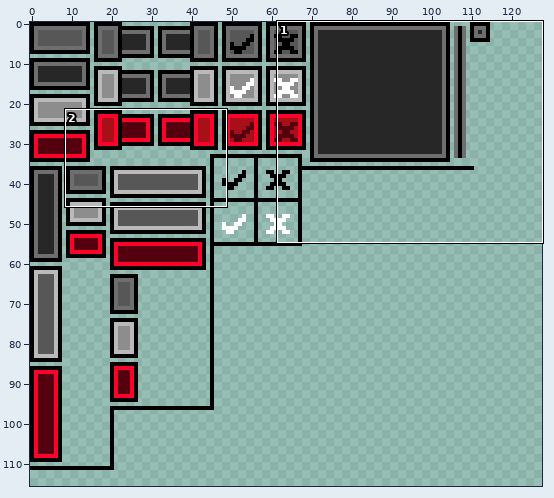
A sprite sheet gets an edit: assets/texture/gui/test/test.png. The picture above shows the old version from afar; the outline marks the close-up.
Close-up. Old version:
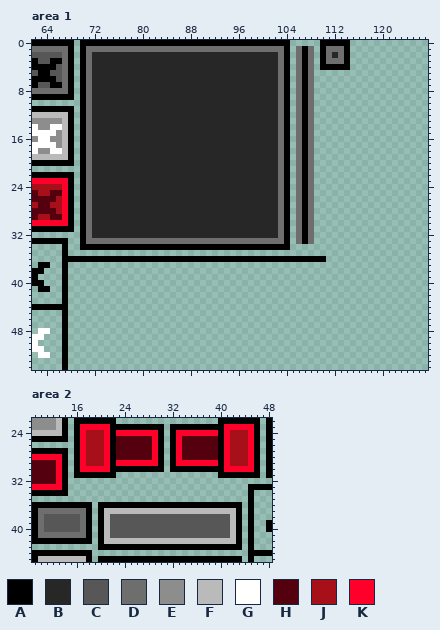
The file is 128x128 pixels. Shown: area 1: x 62..127, y 0..54; area 2: x 9..48, y 22..45. The wide view leaves out empty margins. The commit also changed other parts of the picture, which this record leaves out.
Palette (. is transparent): A #000000  B #272727  C #575757  D #6e6e6e  E #8d8d8d  F #bababa  G #ffffff  H #54000e  J #a71019  K #ff002a
Pixels before, area 1 (only the part around the change), first column x 62:
 0 AAAAAAA.AAAAAAAAAAAAAAAAAAAAAAAAAAAAAAAAAAA.....AAAAA.............
 1 DDDDDDA.ADDDDDDDDDDDDDDDDDDDDDDDDDDDDDDDDDA.DAD.ADDDA.............
 2 CCCCCDA.ADBBBBBBBBBBBBBBBBBBBBBBBBBBBBBBBDA.DAD.ADBDA.............
 3 ACCAADA.ADBBBBBBBBBBBBBBBBBBBBBBBBBBBBBBBDA.DAD.ADDDA.............
 4 AAAACDA.ADBBBBBBBBBBBBBBBBBBBBBBBBBBBBBBBDA.DAD.AAAAA.............
 5 CAACCDA.ADBBBBBBBBBBBBBBBBBBBBBBBBBBBBBBBDA.DAD...................
 6 AAAACDA.ADBBBBBBBBBBBBBBBBBBBBBBBBBBBBBBBDA.DAD...................
 7 ACCAADA.ADBBBBBBBBBBBBBBBBBBBBBBBBBBBBBBBDA.DAD...................
 8 DDDDDDA.ADBBBBBBBBBBBBBBBBBBBBBBBBBBBBBBBDA.DAD...................
 9 AAAAAAA.ADBBBBBBBBBBBBBBBBBBBBBBBBBBBBBBBDA.DAD...................
10 ........ADBBBBBBBBBBBBBBBBBBBBBBBBBBBBBBBDA.DAD...................
11 AAAAAAA.ADBBBBBBBBBBBBBBBBBBBBBBBBBBBBBBBDA.DAD...................
12 FFFFFFA.ADBBBBBBBBBBBBBBBBBBBBBBBBBBBBBBBDA.DAD...................
13 EEEEEFA.ADBBBBBBBBBBBBBBBBBBBBBBBBBBBBBBBDA.DAD...................
14 GEEGGFA.ADBBBBBBBBBBBBBBBBBBBBBBBBBBBBBBBDA.DAD...................
15 GGGGEFA.ADBBBBBBBBBBBBBBBBBBBBBBBBBBBBBBBDA.DAD...................
16 EGGEEFA.ADBBBBBBBBBBBBBBBBBBBBBBBBBBBBBBBDA.DAD...................
17 GGGGEFA.ADBBBBBBBBBBBBBBBBBBBBBBBBBBBBBBBDA.DAD...................
18 GEEGGFA.ADBBBBBBBBBBBBBBBBBBBBBBBBBBBBBBBDA.DAD...................
19 FFFFFFA.ADBBBBBBBBBBBBBBBBBBBBBBBBBBBBBBBDA.DAD...................
20 AAAAAAA.ADBBBBBBBBBBBBBBBBBBBBBBBBBBBBBBBDA.DAD...................
21 ........ADBBBBBBBBBBBBBBBBBBBBBBBBBBBBBBBDA.DAD...................
22 AAAAAAA.ADBBBBBBBBBBBBBBBBBBBBBBBBBBBBBBBDA.DAD...................
23 KKKKKKA.ADBBBBBBBBBBBBBBBBBBBBBBBBBBBBBBBDA.DAD...................
24 JJJJJKA.ADBBBBBBBBBBBBBBBBBBBBBBBBBBBBBBBDA.DAD...................
25 HJJHHKA.ADBBBBBBBBBBBBBBBBBBBBBBBBBBBBBBBDA.DAD...................
26 HHHHJKA.ADBBBBBBBBBBBBBBBBBBBBBBBBBBBBBBBDA.DAD...................
27 JHHJJKA.ADBBBBBBBBBBBBBBBBBBBBBBBBBBBBBBBDA.DAD...................
28 HHHHJKA.ADBBBBBBBBBBBBBBBBBBBBBBBBBBBBBBBDA.DAD...................
29 HJJHHKA.ADBBBBBBBBBBBBBBBBBBBBBBBBBBBBBBBDA.DAD...................
30 KKKKKKA.ADBBBBBBBBBBBBBBBBBBBBBBBBBBBBBBBDA.DAD...................
31 AAAAAAA.ADBBBBBBBBBBBBBBBBBBBBBBBBBBBBBBBDA.DAD...................
32 ........ADBBBBBBBBBBBBBBBBBBBBBBBBBBBBBBBDA.DAD...................
33 AAAAAA..ADDDDDDDDDDDDDDDDDDDDDDDDDDDDDDDDDA.DAD...................
34 .....A..AAAAAAAAAAAAAAAAAAAAAAAAAAAAAAAAAAA.......................
35 .....A............................................................
36 .....AAAAAAAAAAAAAAAAAAAAAAAAAAAAAAAAAAAAAAAAAAAA.................
37 .AA..A............................................................
38 AA...A............................................................
39 A....A............................................................
40 AA...A............................................................
41 .AA..A............................................................
42 .....A............................................................
43 .....A............................................................
44 AAAAAA............................................................
45 .....A............................................................
46 .....A............................................................
47 .....A............................................................
48 .GG..A............................................................
49 GG...A............................................................
50 G....A............................................................
51 GG...A............................................................
52 .GG..A............................................................
53 .....A............................................................
54 .....A............................................................
Pixels before, area 2, first column x 9:
22 EEEEFA.AAAAAAA.................AAAAAAA.A
23 EEEEFA.AKKKKKAAAAAAAAA.AAAAAAAAAKKKKKA.A
24 FFFFFA.AKJJJKAKKKKKKKA.AKKKKKKKAKJJJKA.A
25 AAAAAA.AKJJJKAHHHHHHKA.AKHHHHHHAKJJJKA.A
26 .......AKJJJKAHHHHHHKA.AKHHHHHHAKJJJKA.A
27 AAAAAA.AKJJJKAHHHHHHKA.AKHHHHHHAKJJJKA.A
28 KKKKKA.AKJJJKAHHHHHHKA.AKHHHHHHAKJJJKA.A
29 HHHHKA.AKJJJKAKKKKKKKA.AKKKKKKKAKJJJKA.A
30 HHHHKA.AKKKKKAAAAAAAAA.AAAAAAAAAKKKKKA.A
31 HHHHKA.AAAAAAA.................AAAAAAA.A
32 HHHHKA..................................
33 KKKKKA..............................AAAA
34 AAAAAA..............................A...
35 ....................................A...
36 AAAAAAAAAA.AAAAAAAAAAAAAAAAAAAAAAAA.A...
37 ADDDDDDDDA.AFFFFFFFFFFFFFFFFFFFFFFA.A...
38 ADCCCCCCDA.AFCCCCCCCCCCCCCCCCCCCCFA.A...
39 ADCCCCCCDA.AFCCCCCCCCCCCCCCCCCCCCFA.A..A
40 ADCCCCCCDA.AFCCCCCCCCCCCCCCCCCCCCFA.A..A
41 ADDDDDDDDA.AFCCCCCCCCCCCCCCCCCCCCFA.A...
42 AAAAAAAAAA.AFFFFFFFFFFFFFFFFFFFFFFA.A...
43 ...........AAAAAAAAAAAAAAAAAAAAAAAA.A...
44 AAAAAAAAAA..........................AAAA
45 AFFFFFFFFA.AAAAAAAAAAAAAAAAAAAAAAAA.A...
The result:
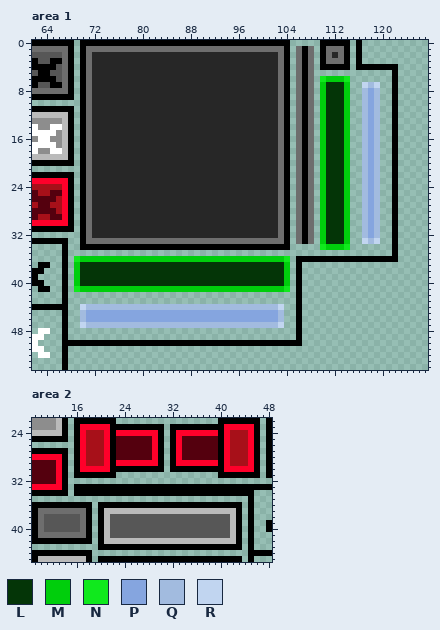
Colours new in this view: L #043507  M #00ce0c  N #10e91d  P #85a5df  Q #a2bbdf  R #c1d5f0
Changes in this commit:
Changed rows in their new state; - is an unchanged pixel.
Area 1:
first column x 68:
 0 ------------------------------------------------A------
 1 ------------------------------------------------A------
 2 ------------------------------------------------A------
 3 ------------------------------------------------A------
 4 ------------------------------------------------AAAAAAA
 5 ------------------------------------------------------A
 6 ------------------------------------------NMMMN-------A
 7 ------------------------------------------MLLLM--RQR--A
 8 ------------------------------------------MLLLM--QPQ--A
 9 ------------------------------------------MLLLM--QPQ--A
10 ------------------------------------------MLLLM--QPQ--A
11 ------------------------------------------MLLLM--QPQ--A
12 ------------------------------------------MLLLM--QPQ--A
13 ------------------------------------------MLLLM--QPQ--A
14 ------------------------------------------MLLLM--QPQ--A
15 ------------------------------------------MLLLM--QPQ--A
16 ------------------------------------------MLLLM--QPQ--A
17 ------------------------------------------MLLLM--QPQ--A
18 ------------------------------------------MLLLM--QPQ--A
19 ------------------------------------------MLLLM--QPQ--A
20 ------------------------------------------MLLLM--QPQ--A
21 ------------------------------------------MLLLM--QPQ--A
22 ------------------------------------------MLLLM--QPQ--A
23 ------------------------------------------MLLLM--QPQ--A
24 ------------------------------------------MLLLM--QPQ--A
25 ------------------------------------------MLLLM--QPQ--A
26 ------------------------------------------MLLLM--QPQ--A
27 ------------------------------------------MLLLM--QPQ--A
28 ------------------------------------------MLLLM--QPQ--A
29 ------------------------------------------MLLLM--QPQ--A
30 ------------------------------------------MLLLM--QPQ--A
31 ------------------------------------------MLLLM--QPQ--A
32 ------------------------------------------MLLLM--QPQ--A
33 ------------------------------------------MLLLM--RQR--A
34 ------------------------------------------NMMMN-------A
35 ------------------------------------------------------A
36 .NMMMMMMMMMMMMMMMMMMMMMMMMMMMMMMMMMMN.-----AAAAAAAAAAAA
37 -MLLLLLLLLLLLLLLLLLLLLLLLLLLLLLLLLLLM-A----------------
38 -MLLLLLLLLLLLLLLLLLLLLLLLLLLLLLLLLLLM-A----------------
39 -MLLLLLLLLLLLLLLLLLLLLLLLLLLLLLLLLLLM-A----------------
40 -MLLLLLLLLLLLLLLLLLLLLLLLLLLLLLLLLLLM-A----------------
41 -NMMMMMMMMMMMMMMMMMMMMMMMMMMMMMMMMMMN-A----------------
42 --------------------------------------A----------------
43 --------------------------------------A----------------
44 --RQQQQQQQQQQQQQQQQQQQQQQQQQQQQQQQQR--A----------------
45 --QPPPPPPPPPPPPPPPPPPPPPPPPPPPPPPPPQ--A----------------
46 --QPPPPPPPPPPPPPPPPPPPPPPPPPPPPPPPPQ--A----------------
47 --RQQQQQQQQQQQQQQQQQQQQQQQQQQQQQQQQR--A----------------
48 --------------------------------------A----------------
49 --------------------------------------A----------------
50 AAAAAAAAAAAAAAAAAAAAAAAAAAAAAAAAAAAAAAA----------------
Area 2:
first column x 16:
33 AAAAAAAAAAAAAAAAAAAAAAAAAAAAA
34 AAAAAAAAAAAAAAAAAAAAAAAAAAAAA
Pixel boxes of the changes (left, top, right, bottom) in both close-ups:
added: (320, 40, 398, 262)
changed: (68, 256, 302, 346)
added: (74, 484, 248, 496)
